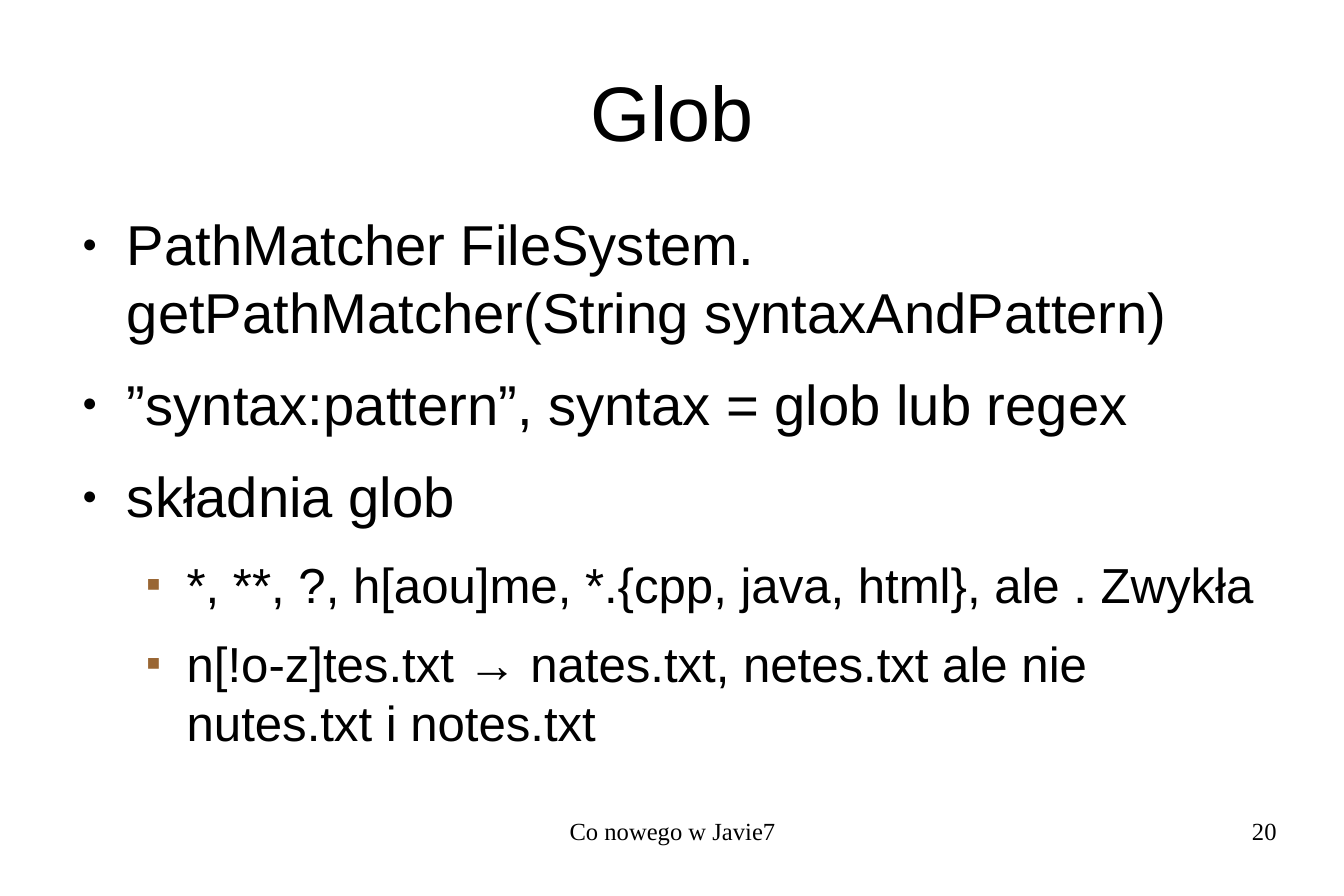
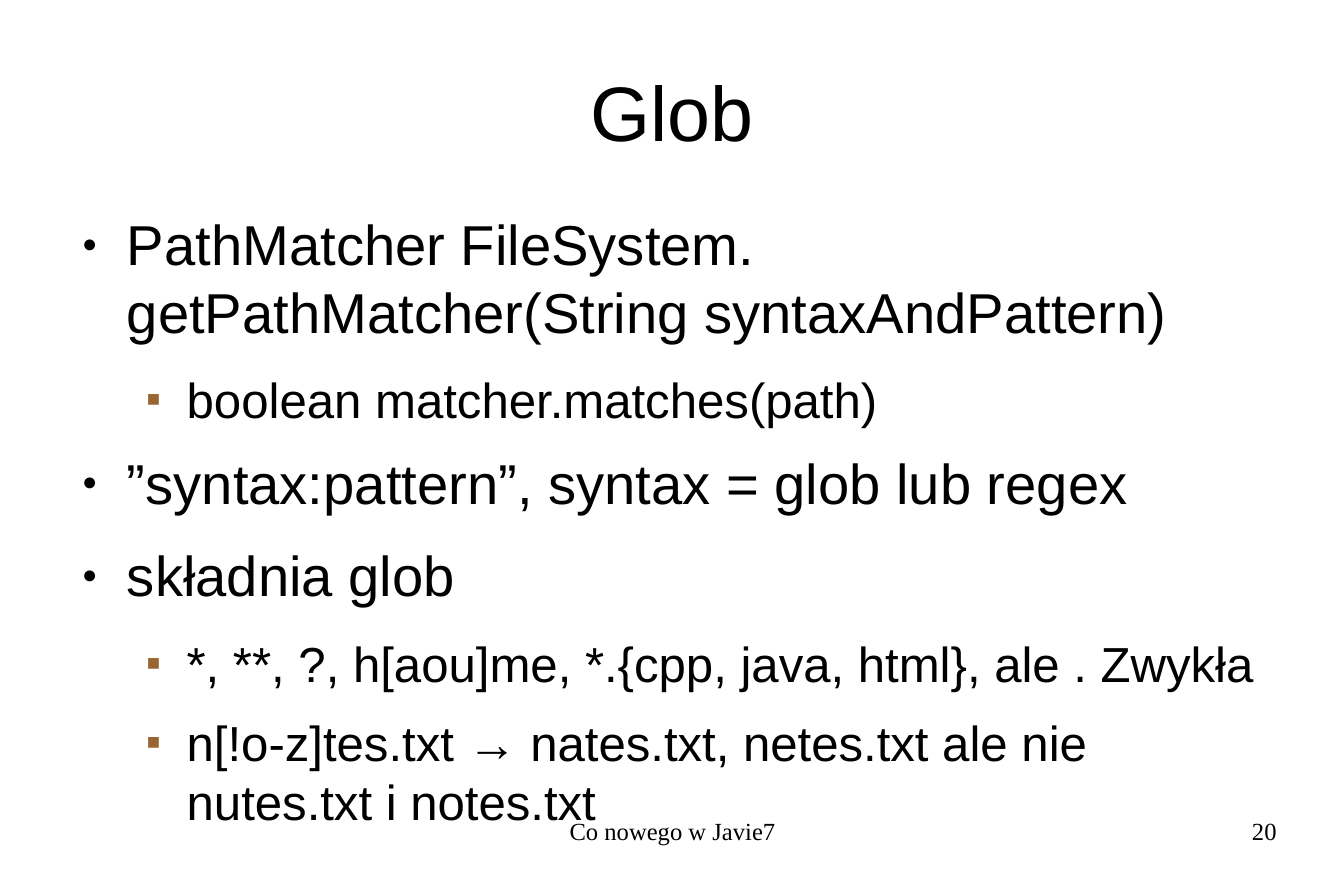
Before and after one commit to kamchy/myjavaprojects, a slide deck: slide 20 of PrezentacjaJava7.odp. Drawn at 1344x896 pixels with LibreOffice and Linux fonts; fonts in the diff are those of the drawing. Boxes give left, top, right and bottom in pixels: in the first picture for what was removed or moved away, otherwise in the second. Text is boxed around its words. In the diff, an @@ line names an element or a change of style, - is before the commit and + after.

```diff
--- a/PrezentacjaJava7.odp
+++ b/PrezentacjaJava7.odp
@@ text at [187,382,877,428]: paragraph added @@
+  ■ boolean matcher.matches(path)
```
Also in this commit, not shown: 10 other slides changed, 2 slides added, 1 other file.
